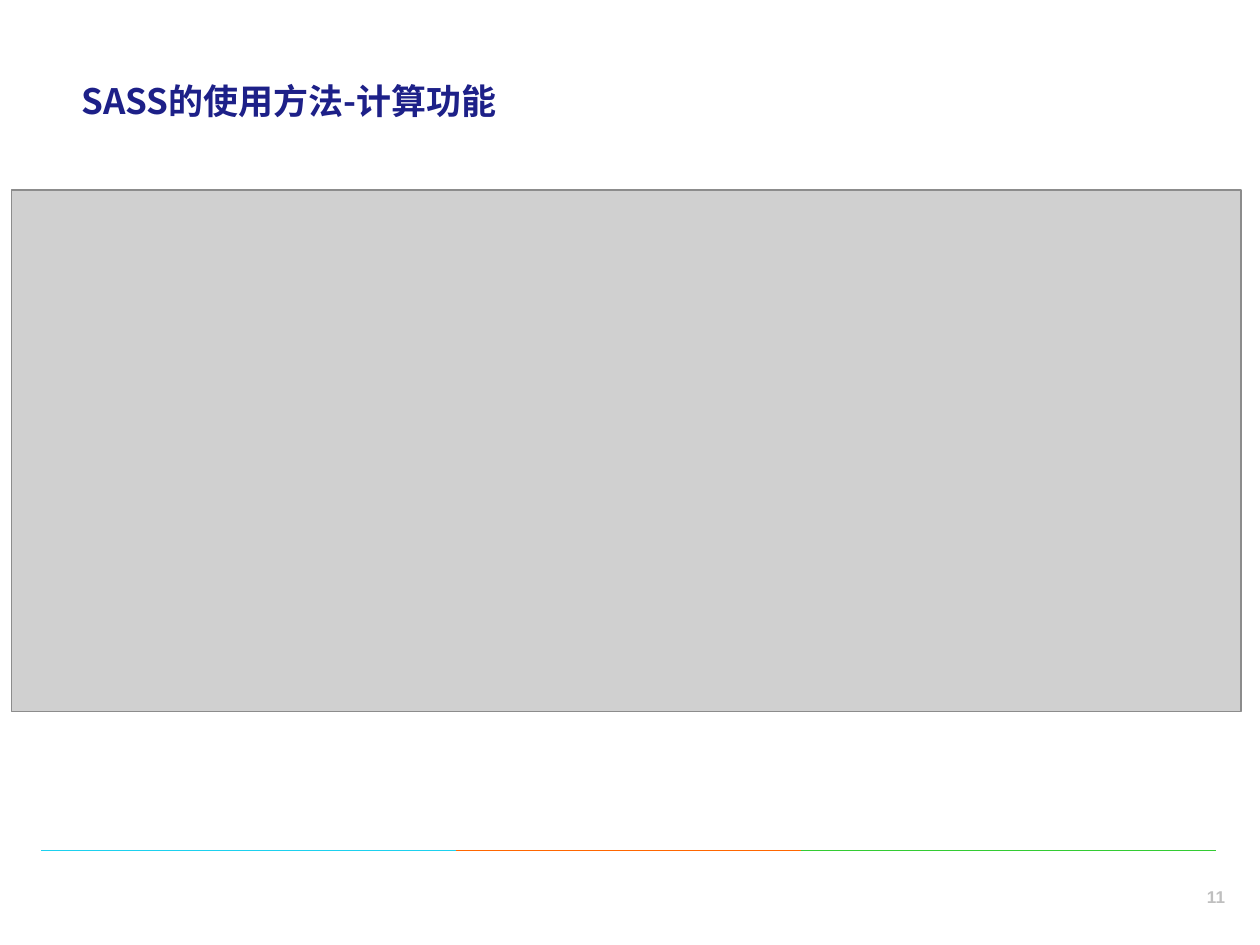
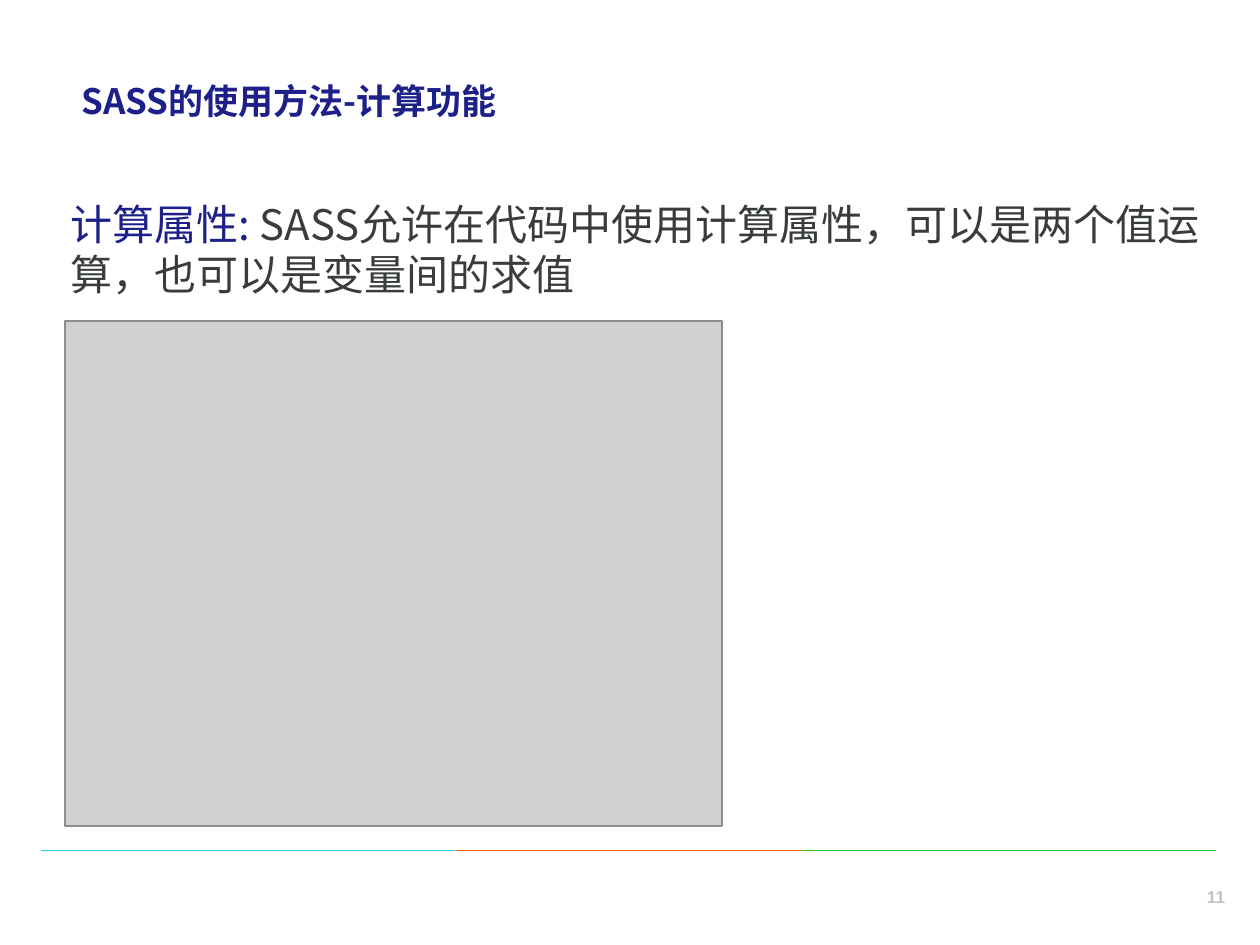
Before and after one commit to wuxinkai/wu-sass, a slide deck: slide 11 of sass.pptx. Drawn at 1260x945 pixels with LibreOffice and Linux fonts; fonts in the diff are those of the drawing; grey boxes stand for pictures; background and template pictures are left out. Boxes give left, top, right and bottom in pixels: in the first picture for what was removed or moved away, otherwise in the second. Text is boxed around its words. In the diff, an @@ line names an element or a change of style, - is before the commit and + after.

```diff
--- a/sass.pptx
+++ b/sass.pptx
@@ picture removed at (12, 190, 1242, 712) @@
@@ text added at (70, 204, 1200, 295), 18 pt, text #383C3C @@
+计算属性: SASS允许在代码中使用计算属性，可以是两个值运算，也可以是变量间的求值
@@ picture added at (66, 321, 722, 827) @@
```
Also in this commit, not shown: 11 other slides changed, 10 other files.
